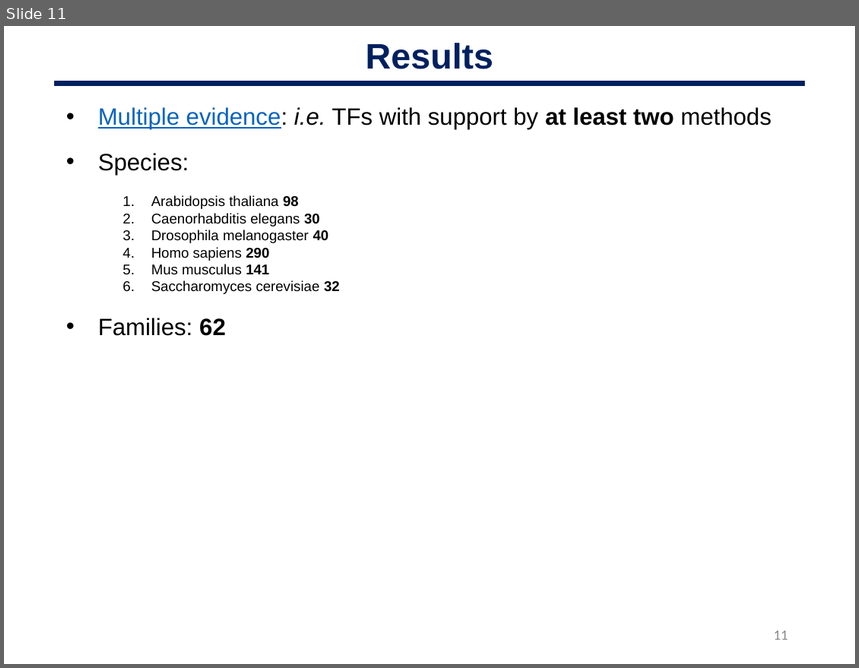
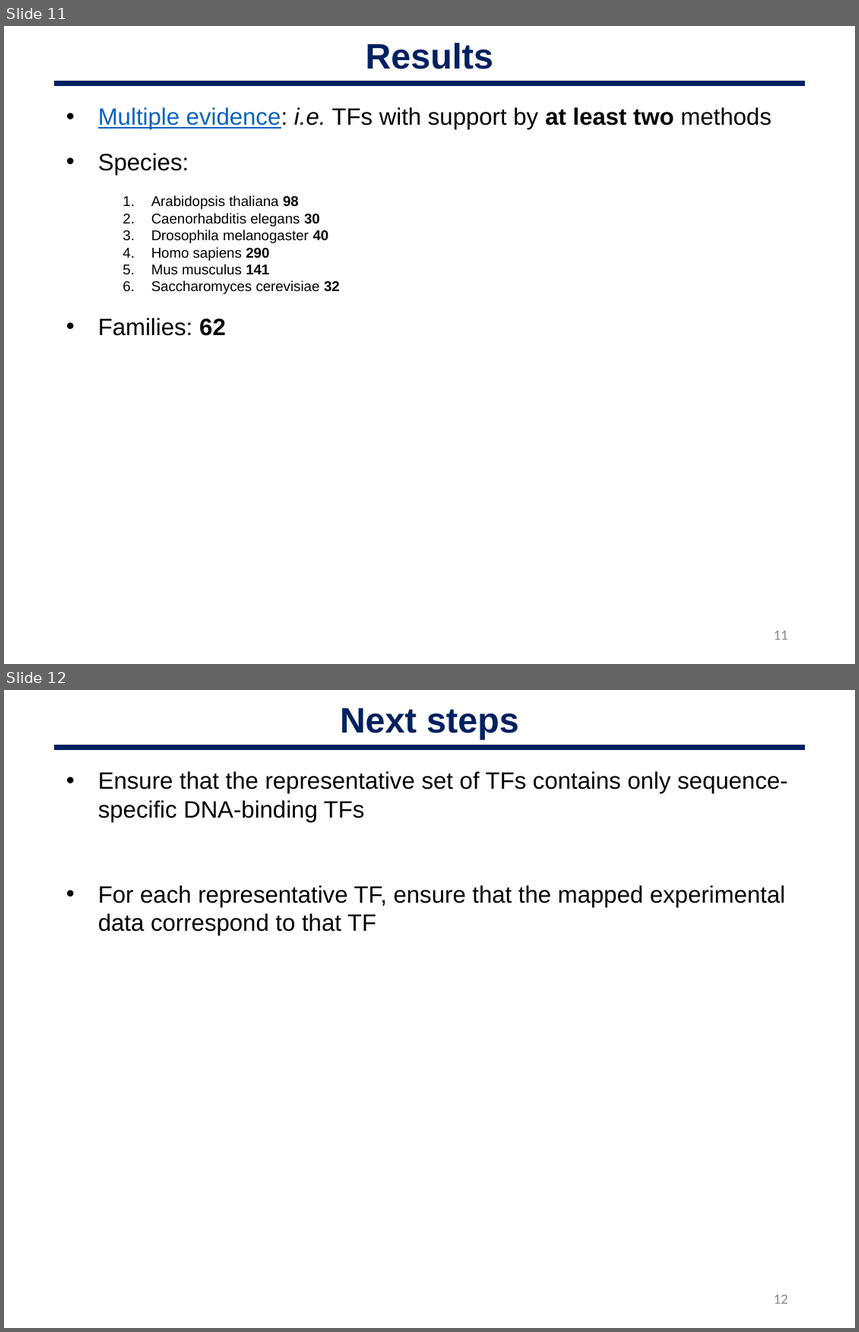
Before and after one commit to oriolfornes/GRECO-BIT-TFBS-annotations, a slide deck: Slides/OF_200218_GREEKC.pptx. Shown one above the other, each under a label of ours: slide 11 before the commit, slides 11 and 12 after it. The pictures are 859x668 and 859x1332 pixels, drawn with LibreOffice and Linux fonts; fonts in the diff are those of the drawing. Boxes give left, top, right and bottom in pixels: in the first picture for what was removed or moved away, otherwise in the second. Text is boxed around its words. In the diff, an @@ line names an element or a change of style, - is before the commit and + after.

```diff
--- a/Slides/OF_200218_GREEKC.pptx
+++ b/Slides/OF_200218_GREEKC.pptx
@@ slide 12 added at box(4, 690, 855, 1328), background #FFFFFF @@
@@ text added at box(340, 708, 519, 739), 30 pt, text #002060, bold @@
+Next steps
@@ line added from (54, 748) to (805, 748), #002060 4.5 pt @@
@@ text added at box(98, 771, 788, 935), 20 pt, text #000000 @@
+• Ensure that the representative set of TFs contains only sequence-specific DNA-binding TFs
+• For each representative TF, ensure that the mapped experimental data correspond to that TF
@@ page number added at box(774, 1295, 788, 1304), 12 pt, text #888888 @@
+12
```
Also in this commit, not shown: 1 slide changed, 1 other file.
